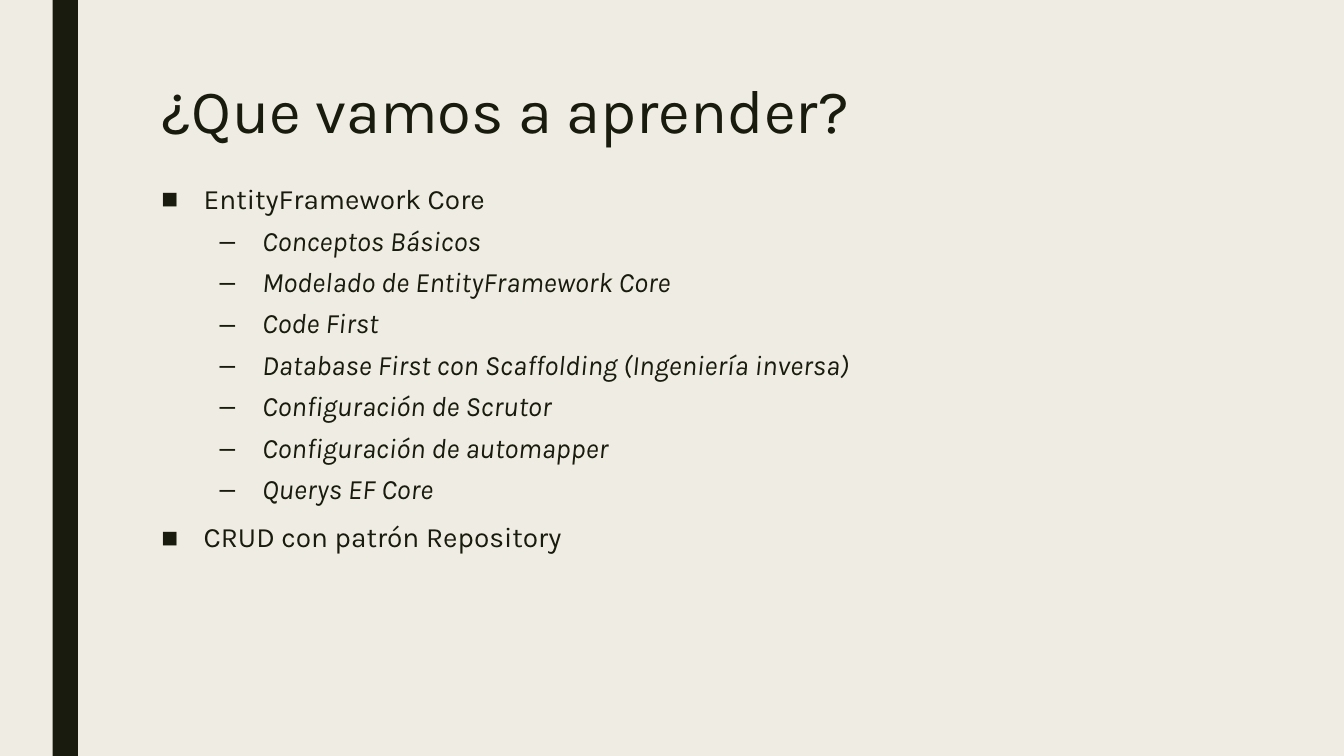
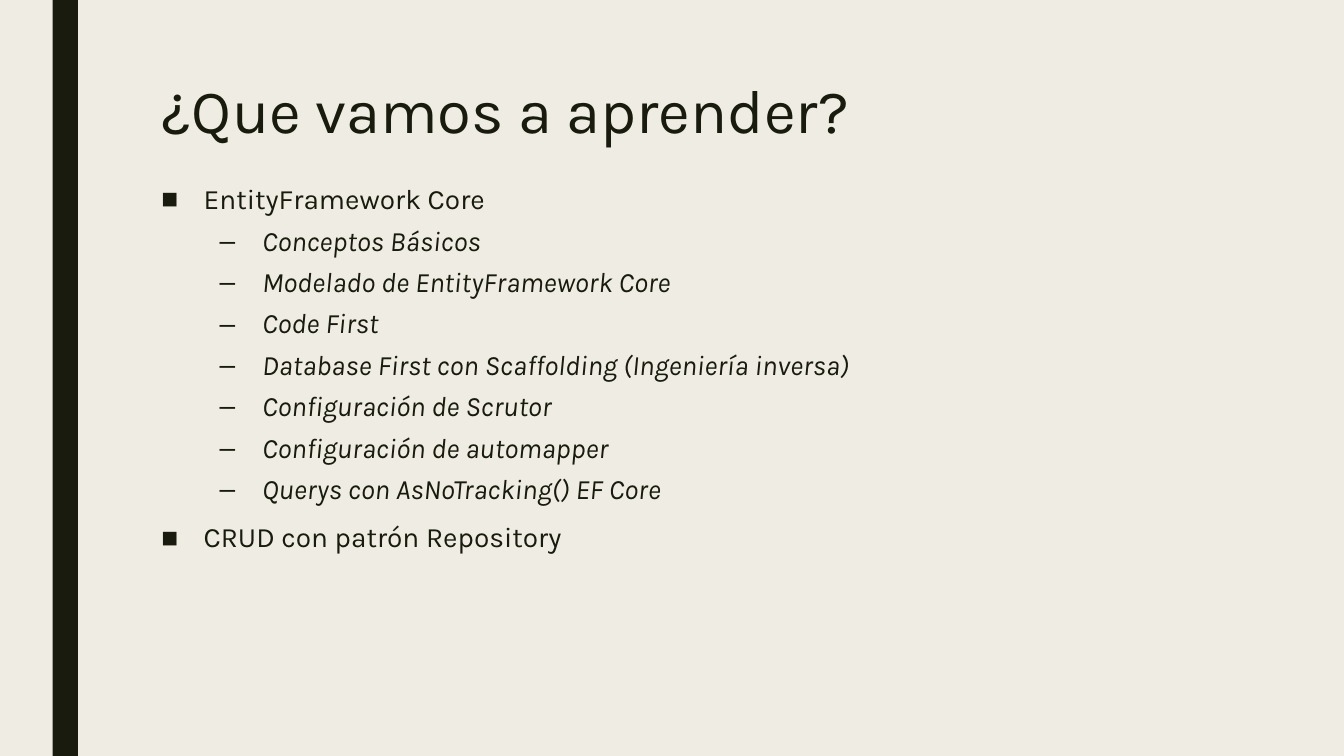
Before and after one commit to dadjh85/Demo5-Curso-.NetCore3.1, a slide deck: slide 2 of doc/Demo5- Curso .NET Core.pptx. Drawn at 1344x756 pixels with LibreOffice and Linux fonts; fonts in the diff are those of the drawing. Boxes give left, top, right and bottom in pixels: in the first picture for what was removed or moved away, otherwise in the second. Text is boxed around its words. In the diff, an @@ line names an element or a change of style, - is before the commit and + after.

```diff
--- a/doc/Demo5- Curso .NET Core.pptx
+++ b/doc/Demo5- Curso .NET Core.pptx
@@ text at <box>262,479,661,506</box>: text changed @@
-  – Querys EF Core
+  – Querys con AsNoTracking() EF Core
```
Also in this commit, not shown: 1 slide added, 3 other files.
